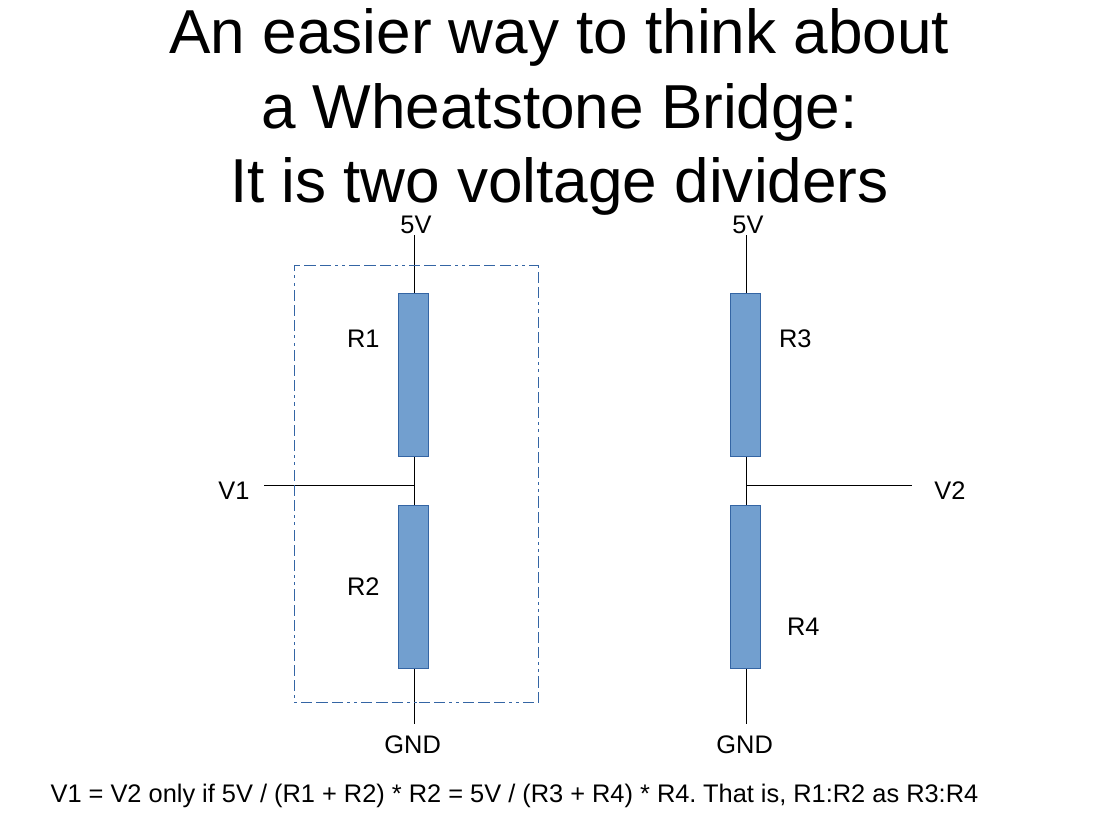
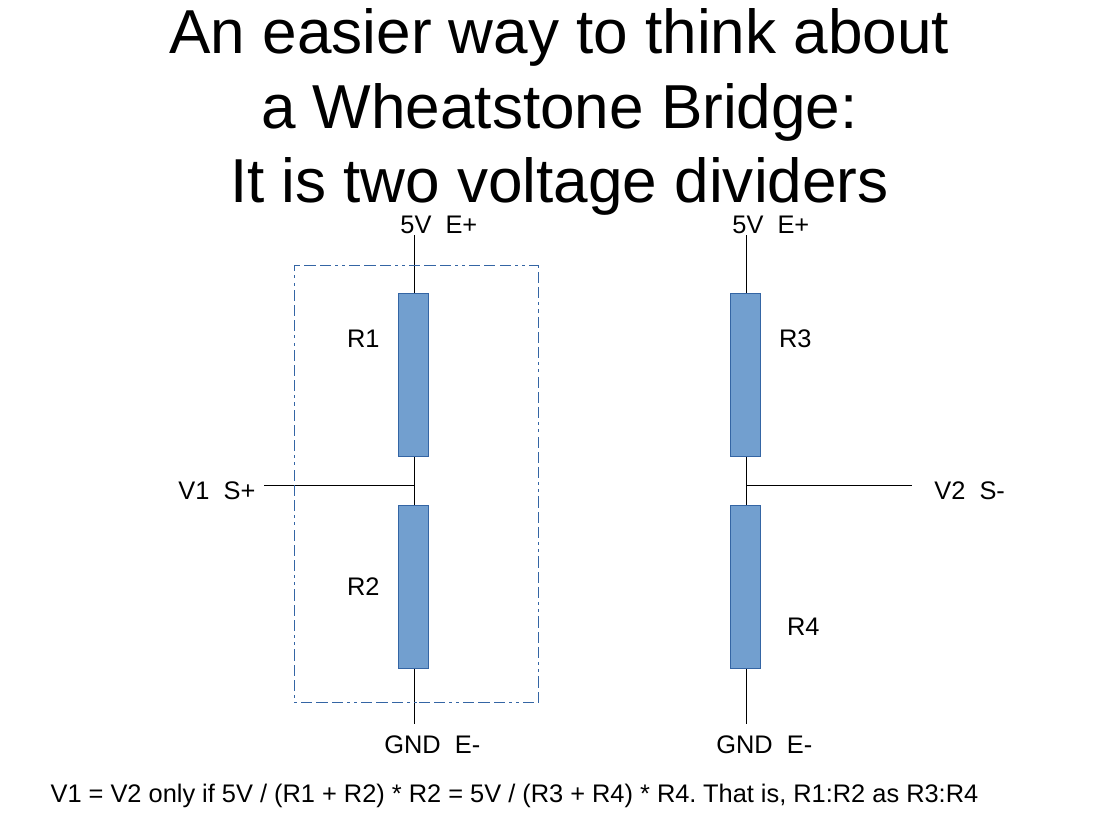
Before and after one commit to bneedhamia/CurieBLEWeightMonitor, a slide deck: slide 5 of ProjectMath.odp. Drawn at 1120x840 pixels with LibreOffice and Linux fonts; fonts in the diff are those of the drawing. Boxes give left, top, right and bottom in pixels: in the first picture for what was removed or moved away, otherwise in the second. Text is boxed around its words. In the diff, an @@ line names an element or a change of style, - is before the commit and + after.

Commit message:
Worked out the Wheatstone Bridge to connect a Load Sensor to a Load Cell Amplifier; Added a Fritzing diagram of one channel

```diff
--- a/ProjectMath.odp
+++ b/ProjectMath.odp
@@ text at [400,215,478,238]: text changed @@
-5V
+5V E+
@@ text at [732,215,810,238]: text changed @@
-5V
+5V E+
@@ text at [178,481,256,500]: text changed @@
-V1
+V1 S+
@@ text at [934,481,1005,500]: text changed @@
-V2
+V2 S-
@@ text at [384,735,480,754]: text changed @@
-GND
+GND E-
@@ text at [716,735,812,754]: text changed @@
-GND
+GND E-
```
Also in this commit, not shown: 3 other slides changed, 1 slide added, 4 other files.
